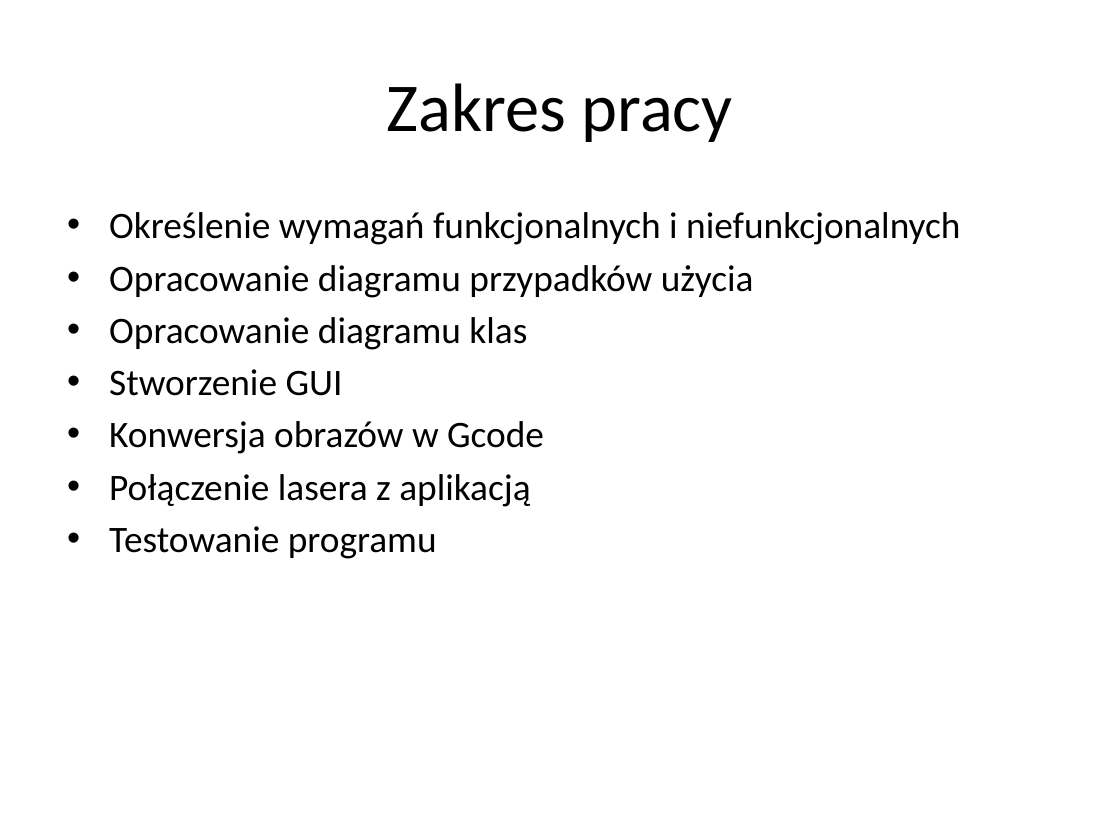
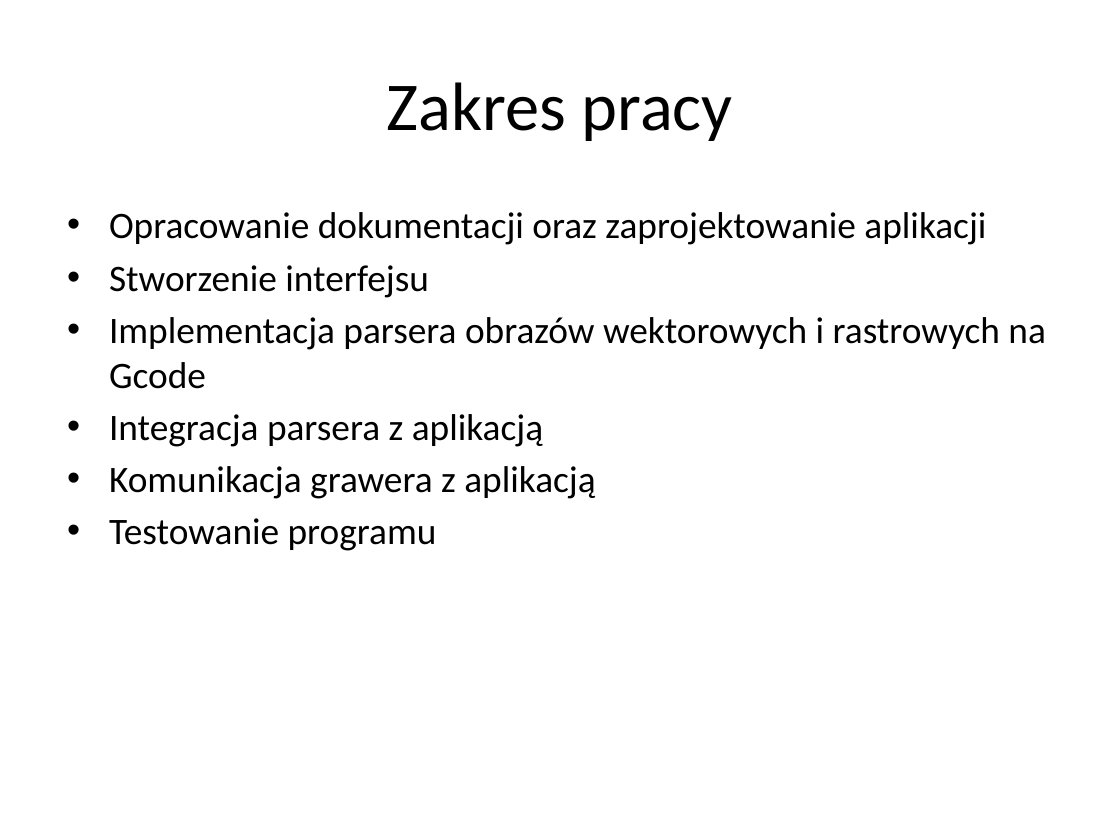
Before and after one commit to egrzeszczak/b.eng.project, a slide deck: slide 3 of Dokumentacja/Aplikacja_obsługująca_grawer_laserowy.pptx. Drawn at 1120x840 pixels with LibreOffice and Linux fonts; fonts in the diff are those of the drawing. Boxes give left, top, right and bottom in pixels: in the first picture for what was removed or moved away, otherwise in the second. Text is boxed around its words. In the diff, an @@ line names an element or a change of style, - is before the commit and + after.

```diff
--- a/Dokumentacja/Aplikacja_obsługująca_grawer_laserowy.pptx
+++ b/Dokumentacja/Aplikacja_obsługująca_grawer_laserowy.pptx
@@ text at (109,212,1045,499): text changed @@
-• Określenie wymagań funkcjonalnych i niefunkcjonalnych
-• Opracowanie diagramu przypadków użycia
-• Opracowanie diagramu klas
-• Stworzenie GUI
-• Konwersja obrazów w Gcode
-• Połączenie lasera z aplikacją
+• Opracowanie dokumentacji oraz zaprojektowanie aplikacji
+• Stworzenie interfejsu
+• Implementacja parsera obrazów wektorowych i rastrowych na Gcode
+• Integracja parsera z aplikacją
+• Komunikacja grawera z aplikacją
@@ text at (109,518,437,551): indent changed @@
```
Also in this commit, not shown: 3 other slides changed, 4 other files.
